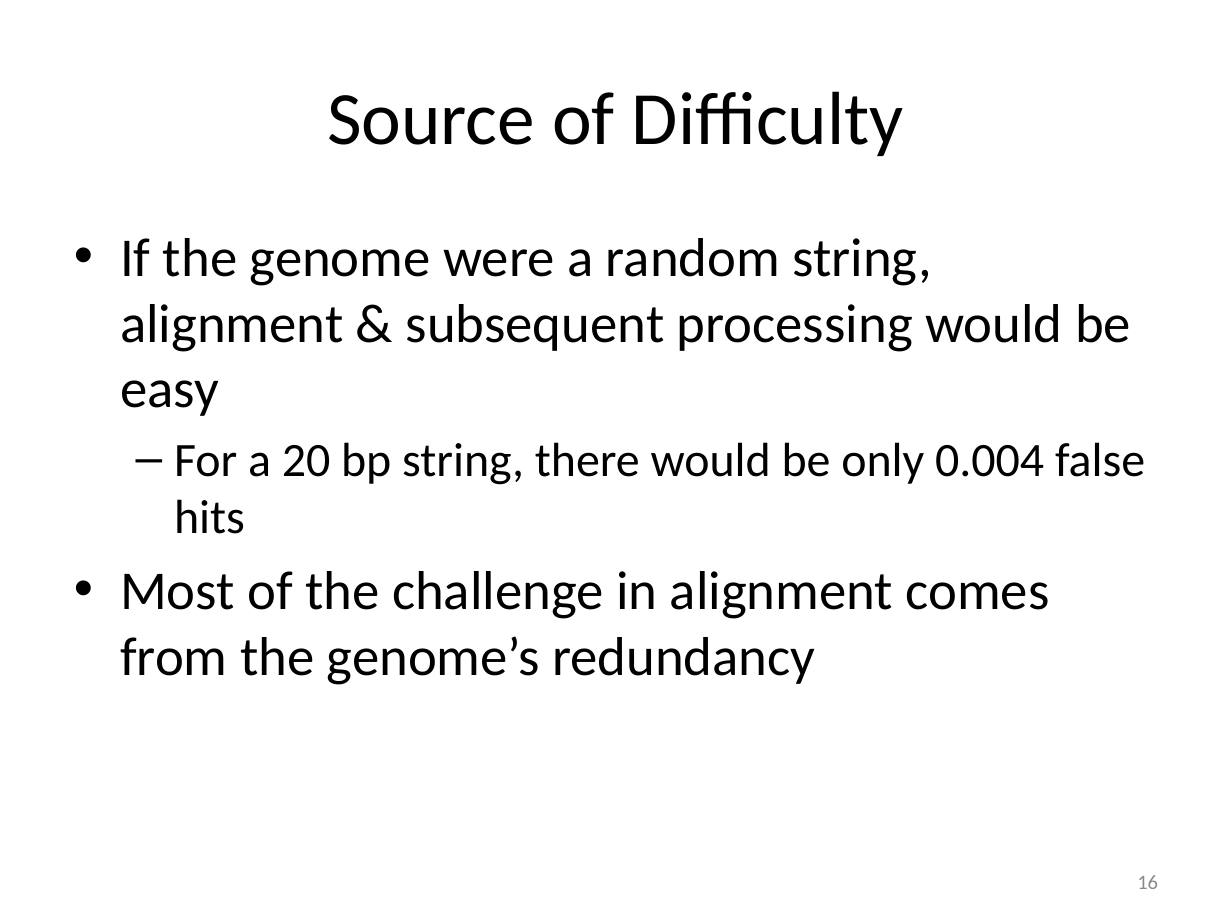
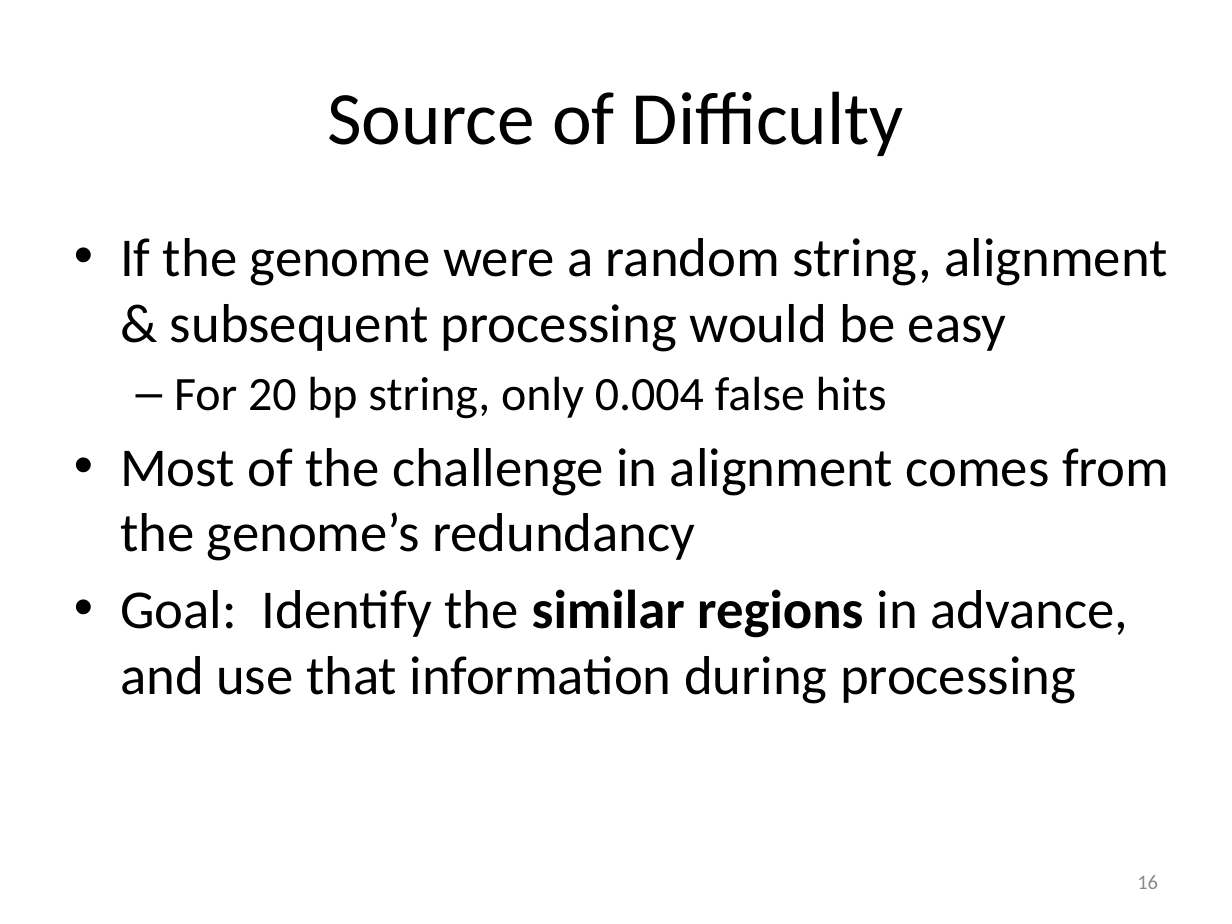
Before and after one commit to kristalcurtis/quals, a slide deck: slide 17 of slides/11.26.12 Quals (v2a).pptx. Drawn at 1232x924 pixels with LibreOffice and Linux fonts; fonts in the diff are those of the drawing. Boxes give left, top, right and bottom in pixels: in the first picture for what was removed or moved away, otherwise in the second. Text is boxed around its words. In the diff, an @@ line names an element or a change of style, - is before the commit and + after.

```diff
--- a/slides/11.26.12 Quals (v2a).pptx
+++ b/slides/11.26.12 Quals (v2a).pptx
@@ text at [174, 376, 887, 419]: text changed @@
-  – For a 20 bp string, there would be only 0.004 false hits
+  – For 20 bp string, only 0.004 false hits
@@ text at [120, 589, 1128, 704]: paragraph added @@
+• Goal: Identify the similar regions in advance, and use that information during processing
```
Also in this commit, not shown: 11 other slides changed, 1 slide added.
